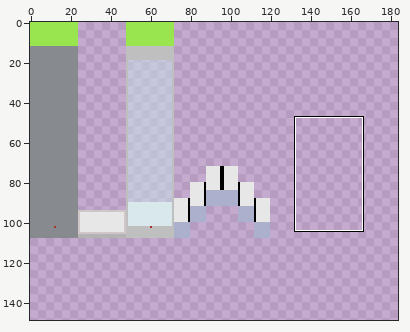
Pixel-art file -- resources/collection.ase. The picture above shows the old version from afar; the outline marks the close-up.
Close-up. Before the edit:
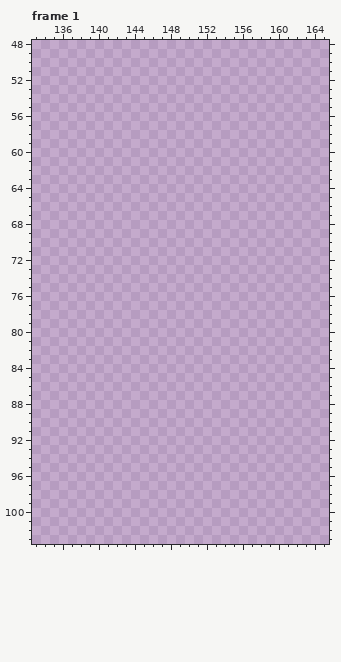
1024x1024 pixels, 9 frames. Colours within 5 levels of each other are drawn and written as one. Shown: frame 1: x 133..165, y 48..103. The wide view leaves out empty margins. The commit also changed other frames or places, which this record leaves out.
The same view after the edit:
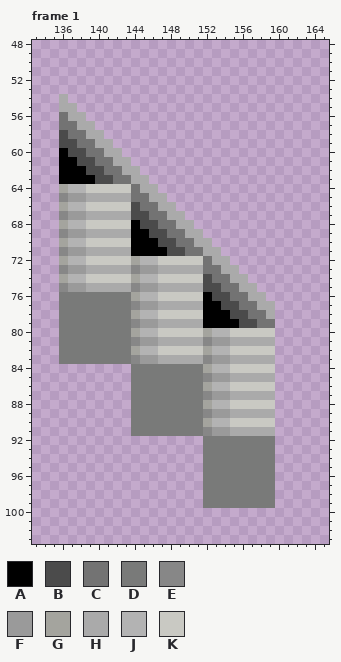
Palette (. is transparent): A #000000  B #4b4b4b  C #737373  D #797a79  E #878787  F #9a9a9a  G #a4a49e  H #aaaaaa  J #b3b3b3  K #c9c9c3
Difference:
Changed rows in their new state; - is an unchanged pixel.
Frame 1, layer "pixels":
first column x 136:
 54 H-----------------------
 55 HH----------------------
 56 CHH---------------------
 57 CCHH--------------------
 58 BCCHH-------------------
 59 BBCCHH------------------
 60 ABBCCHH-----------------
 61 AABBCCHH----------------
 62 AAABBCCHH---------------
 63 AAAABBCCHH--------------
 64 GJJKKKKKCHH-------------
 65 EFFHHHHHCCHH------------
 66 GJJKKKKKBCCHH-----------
 67 EFFHHHHHBBCCHH----------
 68 GJJKKKKKABBCCHH---------
 69 EFFHHHHHAABBCCHH--------
 70 GJJKKKKKAAABBCCHH-------
 71 EFFHHHHHAAAABBCCHH------
 72 GJJKKKKKGJJKKKKKCHH-----
 73 EFFHHHHHEFFHHHHHCCHH----
 74 GJJKKKKKGJJKKKKKBCCHH---
 75 EFFHHHHHEFFHHHHHBBCCHH--
 76 DDDDDDDDGJJKKKKKABBCCHH-
 77 DDDDDDDDEFFHHHHHAABBCCHH
 78 DDDDDDDDGJJKKKKKAAABBCCH
 79 DDDDDDDDEFFHHHHHAAAABBCC
 80 DDDDDDDDGJJKKKKKGJJKKKKK
 81 DDDDDDDDEFFHHHHHEFFHHHHH
 82 DDDDDDDDGJJKKKKKGJJKKKKK
 83 DDDDDDDDEFFHHHHHEFFHHHHH
 84 --------DDDDDDDDGJJKKKKK
 85 --------DDDDDDDDEFFHHHHH
 86 --------DDDDDDDDGJJKKKKK
 87 --------DDDDDDDDEFFHHHHH
 88 --------DDDDDDDDGJJKKKKK
 89 --------DDDDDDDDEFFHHHHH
 90 --------DDDDDDDDGJJKKKKK
 91 --------DDDDDDDDEFFHHHHH
 92 ----------------DDDDDDDD
 93 ----------------DDDDDDDD
 94 ----------------DDDDDDDD
 95 ----------------DDDDDDDD
 96 ----------------DDDDDDDD
 97 ----------------DDDDDDDD
 98 ----------------DDDDDDDD
 99 ----------------DDDDDDDD
Boxes around the changes in both close-ups, in picture pixels (x1, y1, x2, y2):
added: (59, 94, 275, 508)
